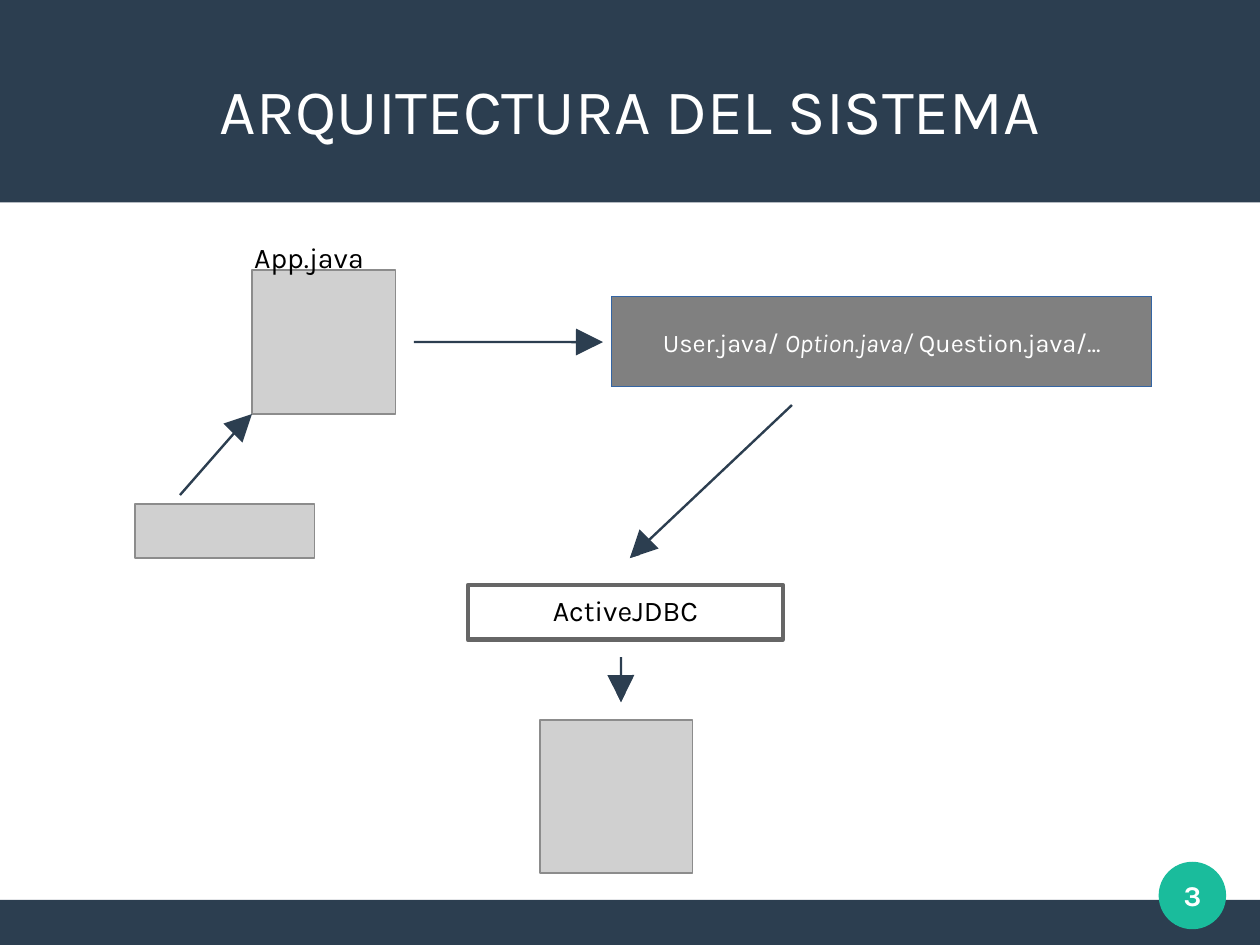
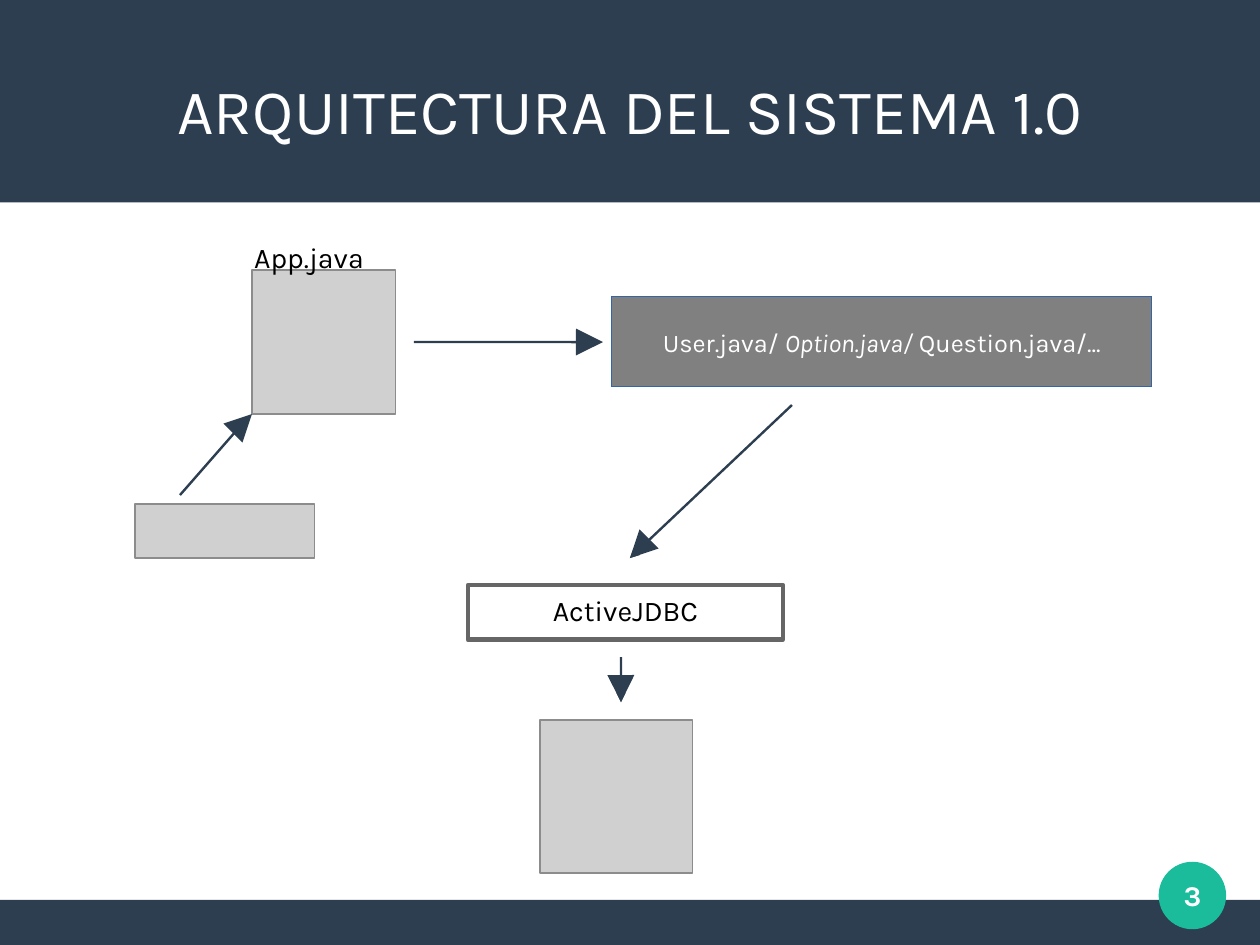
Before and after one commit to alejandrobarrios/proyecto_analisis, a slide deck: slide 3 of PresentacionTriviaVet2.odp. Drawn at 1260x945 pixels with LibreOffice and Linux fonts; fonts in the diff are those of the drawing; grey boxes stand for pictures. Boxes give left, top, right and bottom in pixels: in the first picture for what was removed or moved away, otherwise in the second. Text is boxed around its words. In the diff, an @@ line names an element or a change of style, - is before the commit and + after.

```diff
--- a/PresentacionTriviaVet2.odp
+++ b/PresentacionTriviaVet2.odp
@@ text at box(178, 93, 1082, 145): text changed @@
-ARQUITECTURA DEL SISTEMA
+ARQUITECTURA DEL SISTEMA 1.0
```
Also in this commit, not shown: 2 other slides changed, 1 slide added, 2 other files.
